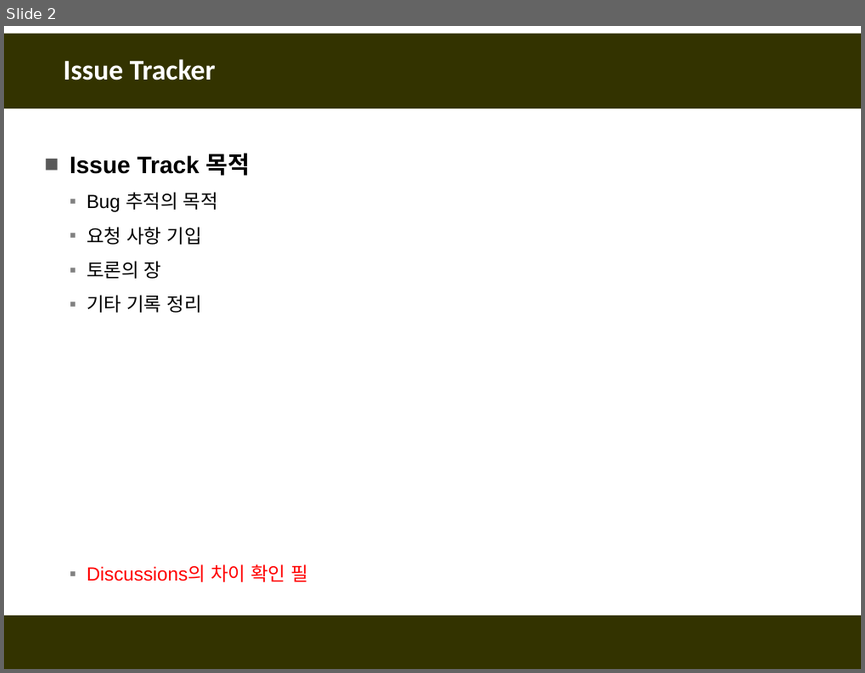
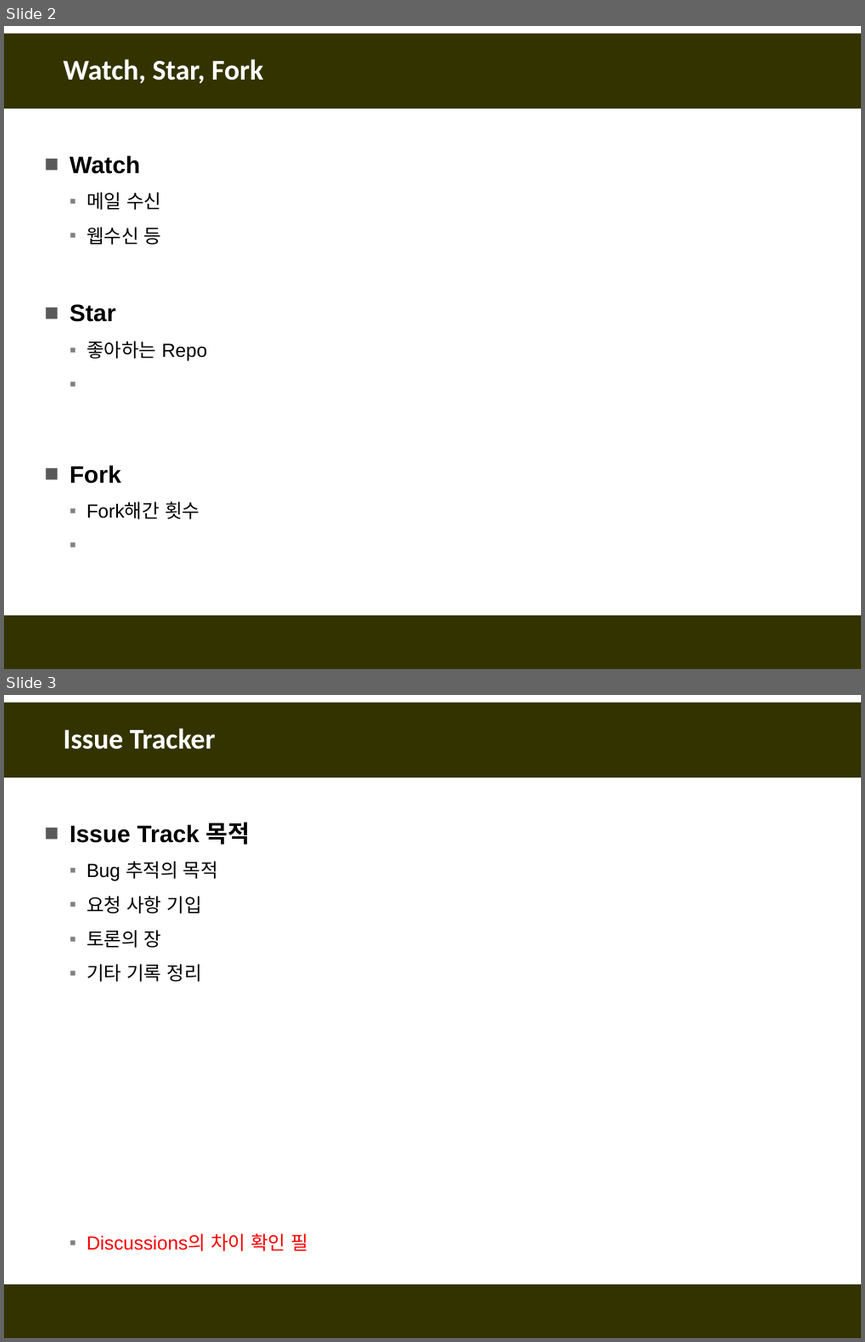
Before and after one commit to fasthill/github-lecture, a slide deck: git및github첫걸음7-issuetracker.pptx. Shown one above the other, each under a label of ours: slide 2 before the commit, slides 2 and 3 after it. The pictures are 865x673 and 865x1342 pixels, drawn with LibreOffice and Linux fonts; fonts in the diff are those of the drawing. Boxes give left, top, right and bottom in pixels: in the first picture for what was removed or moved away, otherwise in the second. Text is boxed around its words. In the diff, an @@ line names an element or a change of style, - is before the commit and + after.

```diff
--- a/git및github첫걸음7-issuetracker.pptx
+++ b/git및github첫걸음7-issuetracker.pptx
@@ slide 2 added at (x1=4, y1=26, x2=861, y2=669), background #FFFFFF; not listed: 2 template elements that a slide beside it also shows @@
@@ title added at (x1=64, y1=59, x2=263, y2=84), 24 pt, text #FFFFFF, bold @@
+Watch, Star, Fork
@@ text added at (x1=69, y1=155, x2=162, y2=244), 16 pt, text #000000 @@
+■ Watch
+  ▪ 메일 수신
+  ▪ 웹수신 등
@@ text added at (x1=69, y1=304, x2=207, y2=361), 16 pt, text #000000 @@
+■ Star
+  ▪ 좋아하는 Repo
@@ text added at (x1=69, y1=465, x2=200, y2=519), 16 pt, text #000000 @@
+■ Fork
+  ▪ Fork해간 횟수
@@ what was slide 2 is now slide 3 @@
```
Also in this commit, not shown: 1 slide changed.
